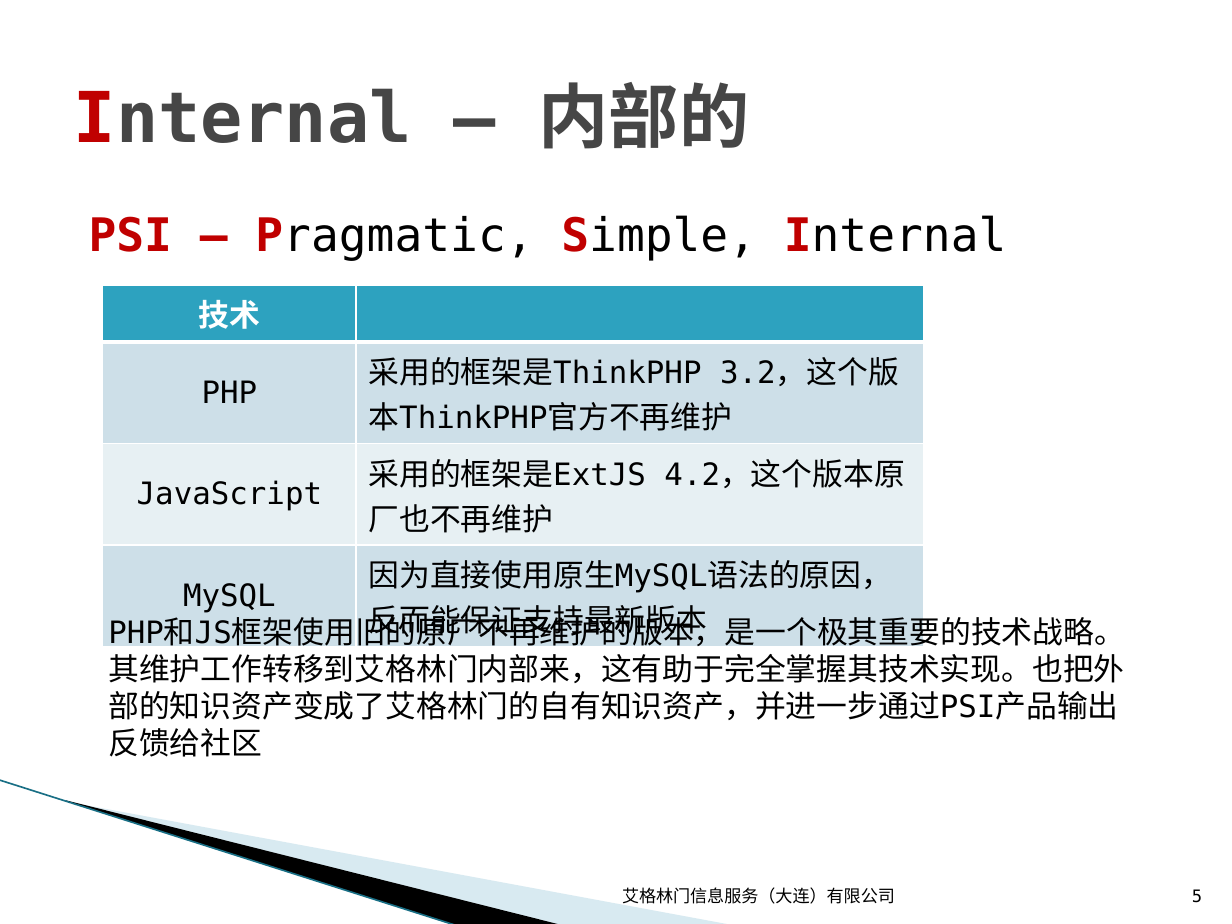
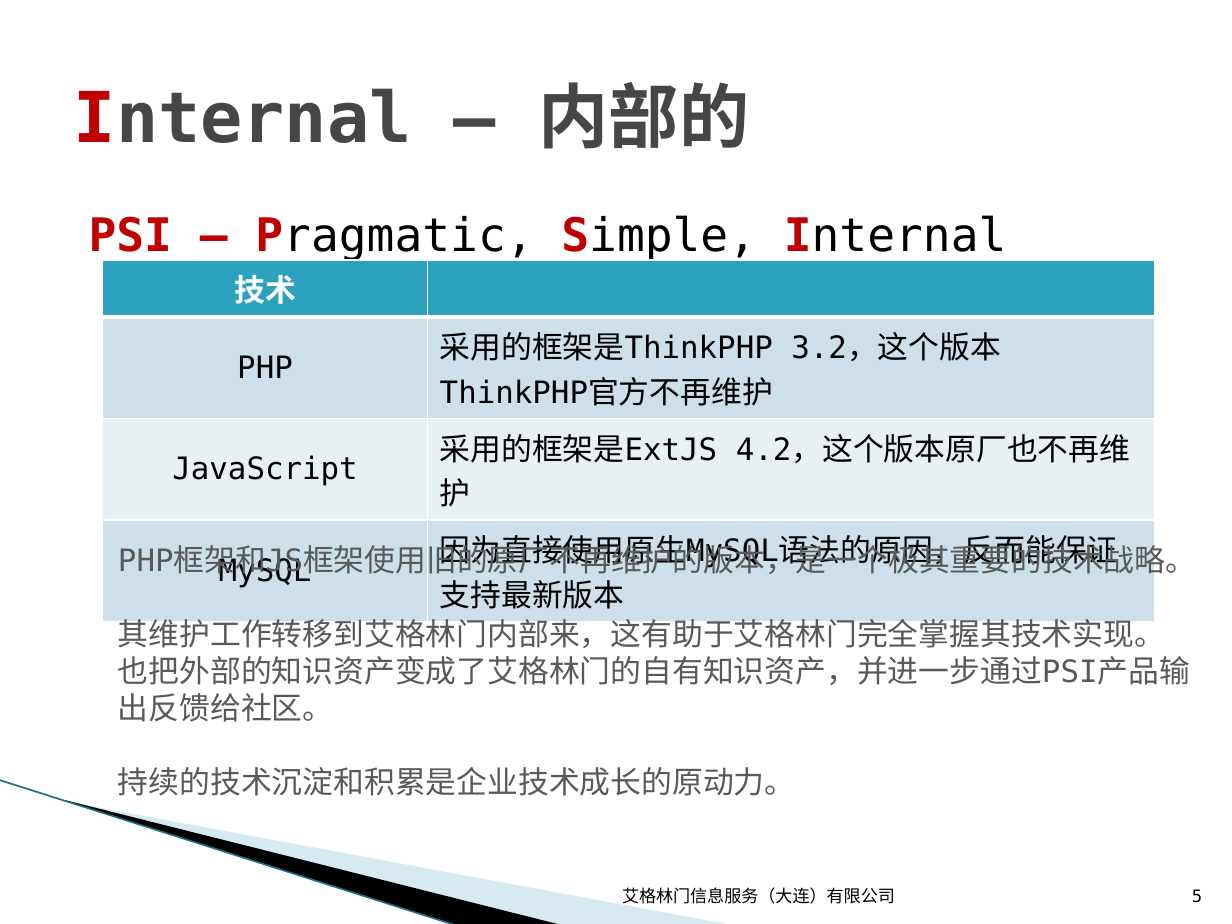
Before and after one commit to wuzhiping/PSI, a slide deck: slide 5 of doc/01 战略/PSI技术战略.pptx. Drawn at 1232x924 pixels with LibreOffice and Linux fonts; fonts in the diff are those of the drawing; background and template pictures are left out. Boxes give left, top, right and bottom in pixels: in the first picture for what was removed or moved away, otherwise in the second. Text is boxed around its words. In the diff, an @@ line names an element or a change of style, - is before the commit and + after.

Commit message:
文档 - PSI技术战略

```diff
--- a/doc/01 战略/PSI技术战略.pptx
+++ b/doc/01 战略/PSI技术战略.pptx
@@ table resized from (x1=102, y1=285, x2=924, y2=644) to (x1=102, y1=260, x2=1156, y2=613) @@
@@ text at (x1=118, y1=546, x2=1196, y2=796): text changed; text colour #000000 to #595959 @@
-PHP和JS框架使用旧的原厂不再维护的版本，是一个极其重要的技术战略。
-其维护工作转移到艾格林门内部来，这有助于完全掌握其技术实现。也把外部的知识资产变成了艾格林门的自有知识资产，并进一步通过PSI产品输出反馈给社区
+PHP框架和JS框架使用旧的原厂不再维护的版本，是一个极其重要的技术战略。
+其维护工作转移到艾格林门内部来，这有助于艾格林门完全掌握其技术实现。
+也把外部的知识资产变成了艾格林门的自有知识资产，并进一步通过PSI产品输出反馈给社区。
+持续的技术沉淀和积累是企业技术成长的原动力。
```
